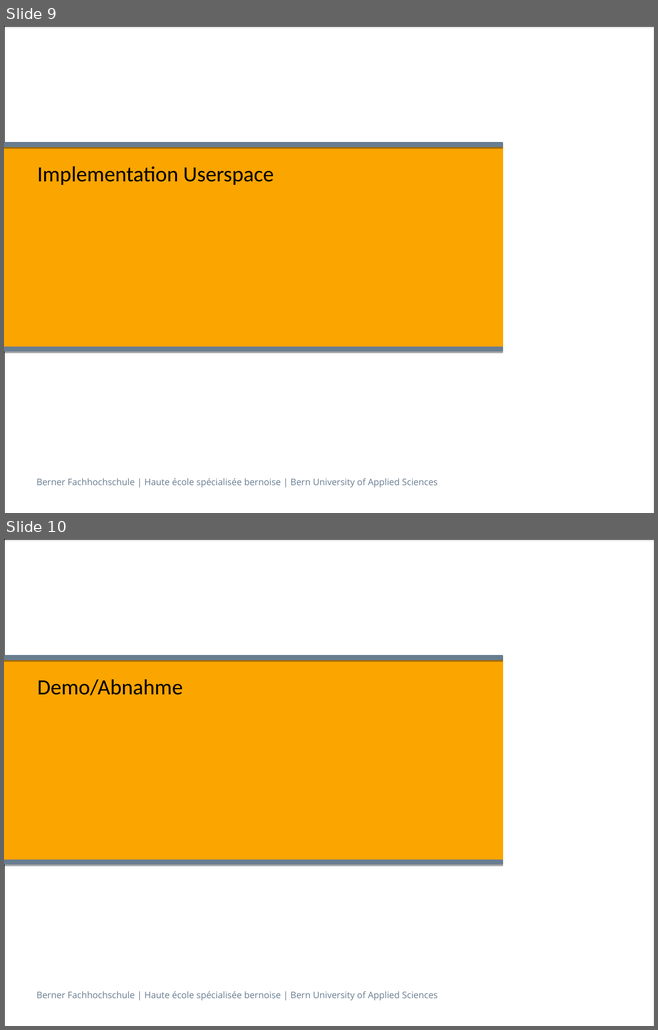
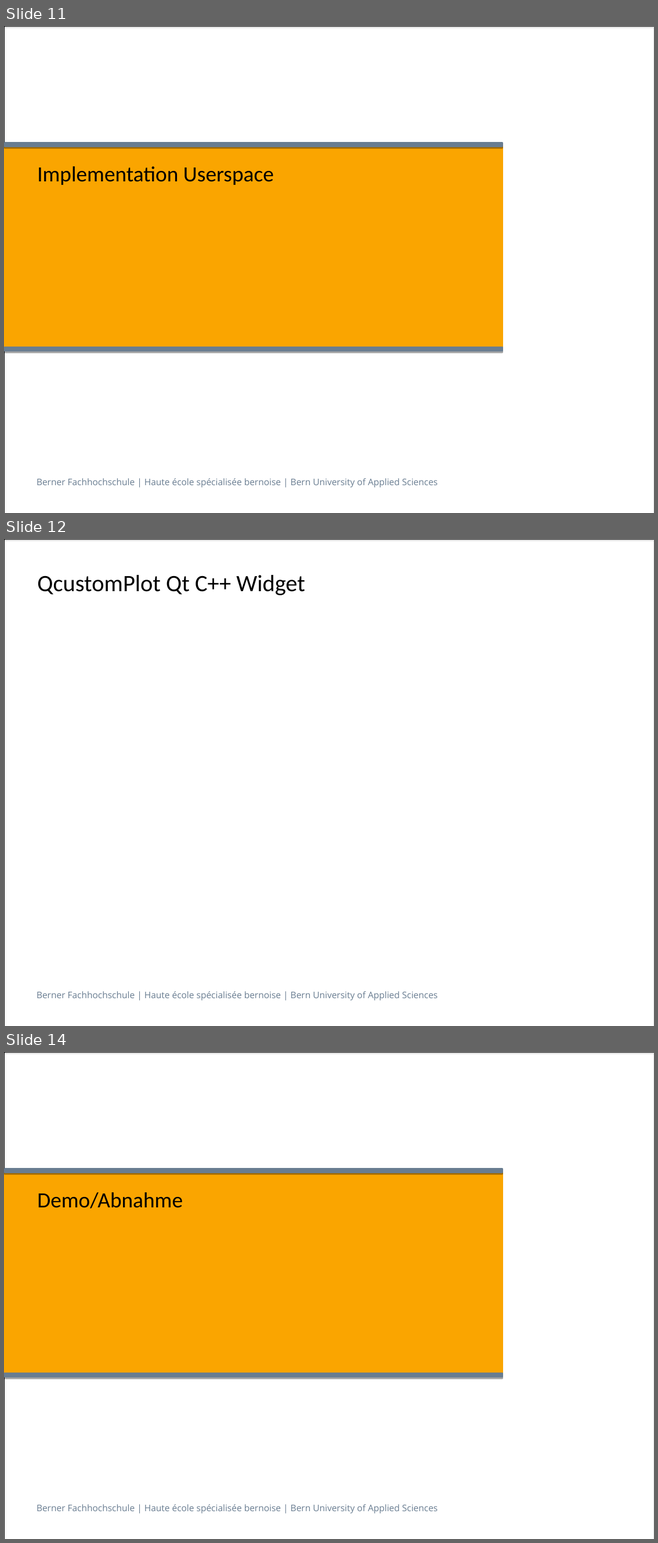
Before and after one commit to Overunity77/KlimaLogg, a slide deck: praesentation/Integrationsprojekt_danir1_suhnu1_chrib1.odp. Shown one above the other, each under a label of ours: slides 9 and 10 before the commit, slides 11, 12 and 14 after it; the slides between them are not shown. The pictures are 658x1030 and 658x1543 pixels, drawn with LibreOffice and Linux fonts; fonts in the diff are those of the drawing. Boxes give left, top, right and bottom in pixels: in the first picture for what was removed or moved away, otherwise in the second. Text is boxed around its words. In the diff, an @@ line names an element or a change of style, - is before the commit and + after.

```diff
--- a/praesentation/Integrationsprojekt_danir1_suhnu1_chrib1.odp
+++ b/praesentation/Integrationsprojekt_danir1_suhnu1_chrib1.odp
@@ slide 12 added at bbox=[4, 539, 654, 1026], background #FFFFFF; not listed: 2 template elements that a slide beside it also shows @@
@@ title added at bbox=[37, 575, 305, 595], 26 pt, text #000000 @@
+QcustomPlot Qt C++ Widget
@@ what was slide 9 is now slide 11 @@
@@ what was slide 10 is now slide 14 @@
```
Also in this commit, not shown: 7 other slides added, 3 slides removed, 2 other files.
